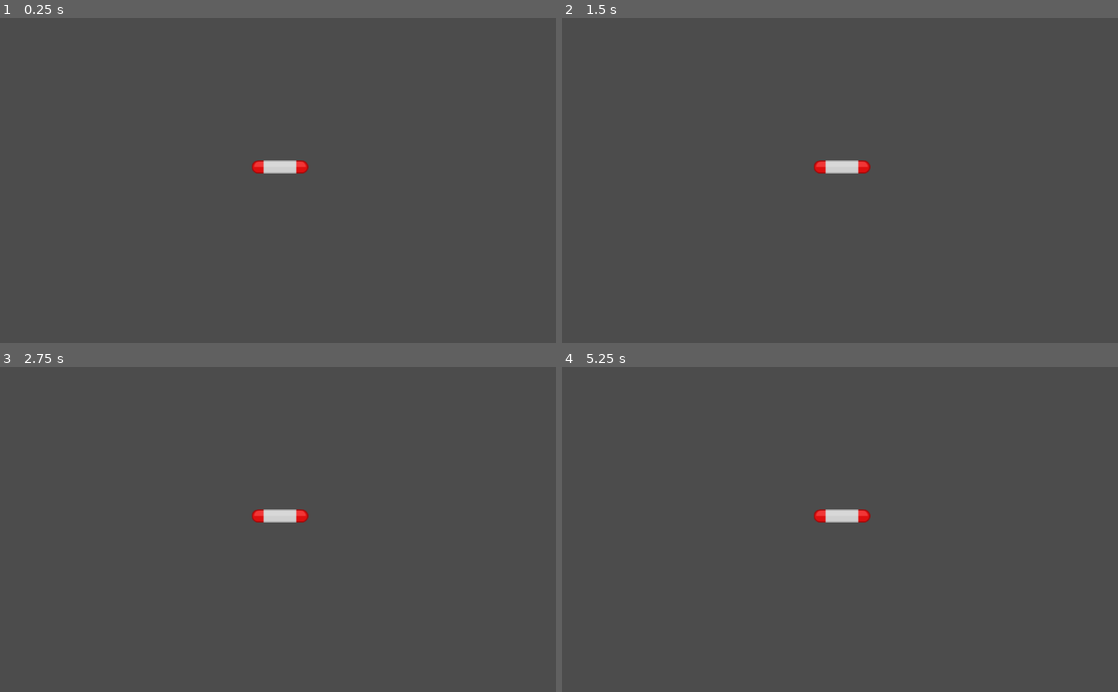
Above: before the commit, frames 1-4 (two rows, left to right).
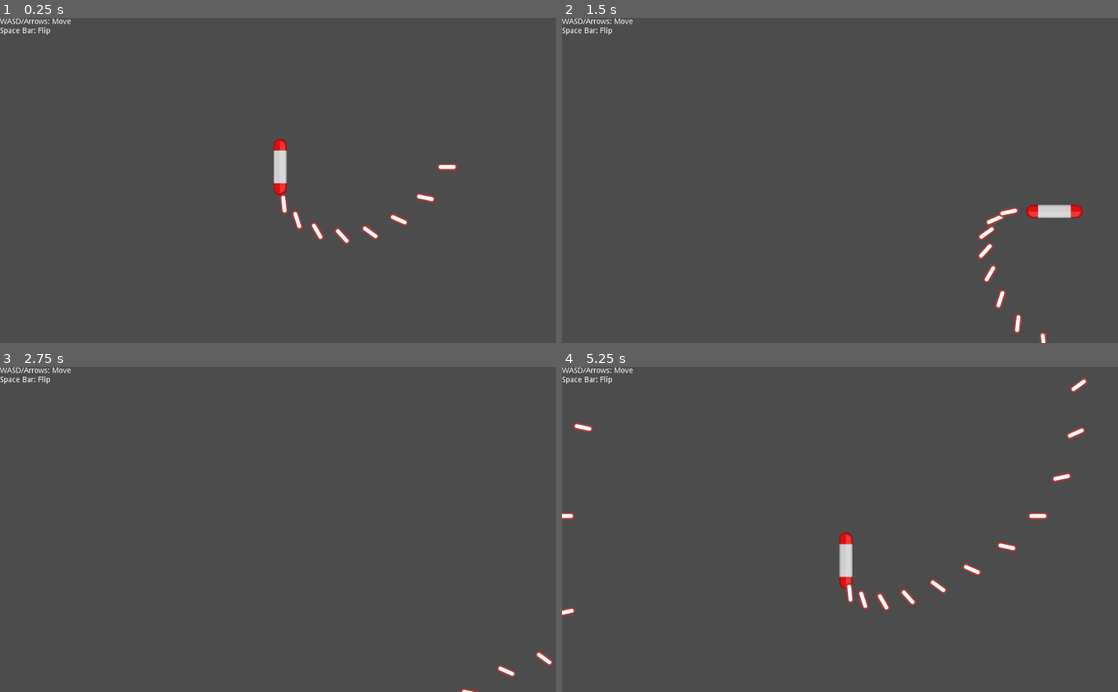
Above: after the commit, the same moments.

Repository: ItsSeaJay/godot-wild-jam-22
Game: Godot game, scene res://Game.tscn
Two runs of this game, one before a commit and one after it. Both use one fixed random seed, a clock stepped at 60 frames per second and the inputs below.
Inputs:
- Up to frame 1 (0.25 s): no input
- Up to frame 2 (1.5 s): hold D (player_move_right, bound only after the commit) 0.53-1.28 s; hold S (player_move_down, bound only after the commit) from 1.28 s (still down)
- Up to frame 3 (2.75 s): release S (player_move_down, bound only after the commit) at 2.03 s; hold D (player_move_right, bound only after the commit) from 2.03 s (still down)
- Up to frame 4 (5.25 s): release D (player_move_right, bound only after the commit) at 2.78 s; hold W (player_move_up, bound only after the commit) 2.78-3.53 s; hold Left (player_move_left, bound only after the commit) 3.53-5.03 s; hold S (player_move_down, bound only after the commit) from 5.03 s (still down)

The runs differ from the first frame. In frame 1, 1.4% of the frame differs, in the area x 0-83%, y 0-70%; in frame 2, 1.6%; in frame 3, 0.8%; in frame 4, 2.0%, in the area x 0-95%, y 0-77%.
Error before the commit: Parse Error: The method "process_movement" isn't declared in the current class. (res://player/Player.gd:16)

Commit message:
Add team switching

Diff:
--- a/Game.tscn
+++ b/Game.tscn
@@ -6,3 +6,12 @@
 
 [node name="Player" parent="." instance=ExtResource( 1 )]
 position = Vector2( 515.65, 275.013 )
+
+[node name="Label" type="Label" parent="."]
+margin_right = 40.0
+margin_bottom = 14.0
+text = "WASD/Arrows: Move
+Space Bar: Flip"
+__meta__ = {
+"_edit_use_anchors_": false
+}
--- a/combat/bullet/Bullet.gd
+++ b/combat/bullet/Bullet.gd
@@ -8,6 +8,9 @@
 	# Allow the target group to be edited by nodes higher up the tree
 	$Hitbox.target_group = target_group
 
+	yield(get_tree().create_timer(60.0), "timeout")
+	queue_free()
+
 func _process(delta):
 	look_at(global_position + velocity.normalized())
 	global_translate(velocity * delta)
--- a/player/Player.gd
+++ b/player/Player.gd
@@ -2,19 +2,31 @@
 extends KinematicBody2D
 
 const Bullet = preload("res://combat/bullet/Bullet.tscn")
+const SPRITES = {
+	"team_first": preload("res://player/paddleRed.png"),
+	"team_second": preload("res://player/paddleBlu.png")
+}
 
 export var torque = 1 # How many times each second the player should spin
-export var movement_speed = 32.0
-export var cooldown_time = 0.1
-export var shot_speed = 512.0
+export var movement_speed = 512.0
+export var movement_acceleration = 128.0
+export var movement_friction = 128.0
+export var cooldown_time = 0.01
+export var shot_speed = 1024.0
 
 var spin_direction = 1 # Determines which way the player should spin where '1' is clockwise
 var heat = 0
+var movement_velocity : Vector2 = Vector2.ZERO
+var team = "team_first"
 
-func _process(delta):
+func _physics_process(delta):
 	process_firing(delta)
 	process_movement(delta)
 	process_spinning(delta)
+	process_groups(delta)
+
+	if Input.is_action_just_pressed("player_reverse_direction"):
+		flip()
 
 func process_firing(delta):
 	if heat == 0:
@@ -23,8 +35,26 @@
 		# Cool down the gun by delta
 		heat = max(0, heat - delta)
 
+func process_movement(delta):
+	var input_direction = get_input_direction()
+	var linear_velocity = movement_velocity
+
+	# Normalize the input direction
+	input_direction = input_direction.normalized()
+
+	if input_direction != Vector2.ZERO:
+		linear_velocity = linear_velocity.move_toward(input_direction * movement_speed, movement_acceleration)
+	else:
+		linear_velocity = linear_velocity.move_toward(Vector2.ZERO, movement_friction)
+
+	movement_velocity = move_and_slide(linear_velocity)
+
 func process_spinning(delta):
-	self.rotate(TAU * torque * delta)
+	self.rotate(TAU * torque * delta * spin_direction)
+
+func process_groups(delta):
+	if SPRITES.has(team):
+		$Sprite.texture = SPRITES[team]
 
 func fire():
 	var instance = Bullet.instance()
@@ -33,5 +63,25 @@
 
 	get_tree().root.add_child(instance)
 
-	# Heat up the guns
+	# Prevent the player from firing until the heat has surpised the cooldown time
 	heat = cooldown_time
+
+func flip():
+	spin_direction *= -1
+
+	# Change to the opposite team the player is currently in
+	# Change to the opposite team the player is currently in
+	if team == "team_first":
+		team = "team_second"
+	elif team == "team_second":
+		team = "team_first"
+
+func get_input_direction():
+	var input_direction = Vector2.ZERO
+
+	# Get the input direction based on the strength of the axis
+	# Thanks, HeartBeast! (https://www.youtube.com/watch?v=mAbG8Oi-SvQ)
+	input_direction.x = Input.get_action_strength("player_move_right") - Input.get_action_strength("player_move_left")
+	input_direction.y = Input.get_action_strength("player_move_down") - Input.get_action_strength("player_move_up")
+
+	return input_direction
--- a/player/Player.tscn
+++ b/player/Player.tscn
@@ -8,7 +8,9 @@
 radius = 11.7014
 height = 82.5135
 
-[node name="Player" type="KinematicBody2D"]
+[node name="Player" type="KinematicBody2D" groups=[
+"player",
+]]
 script = ExtResource( 2 )
 
 [node name="Sprite" type="Sprite" parent="."]
--- a/project.godot
+++ b/project.godot
@@ -36,6 +36,38 @@
 run/main_scene="res://Game.tscn"
 config/icon="res://icon.png"
 
+[input]
+
+player_move_up={
+"deadzone": 0.5,
+"events": [ Object(InputEventKey,"resource_local_to_scene":false,"resource_name":"","device":0,"alt":false,"shift":false,"control":false,"meta":false,"command":false,"pressed":false,"scancode":87,"unicode":0,"echo":false,"script":null)
+, Object(InputEventKey,"resource_local_to_scene":false,"resource_name":"","device":0,"alt":false,"shift":false,"control":false,"meta":false,"command":false,"pressed":false,"scancode":16777232,"unicode":0,"echo":false,"script":null)
+ ]
+}
+player_move_down={
+"deadzone": 0.5,
+"events": [ Object(InputEventKey,"resource_local_to_scene":false,"resource_name":"","device":0,"alt":false,"shift":false,"control":false,"meta":false,"command":false,"pressed":false,"scancode":83,"unicode":0,"echo":false,"script":null)
+, Object(InputEventKey,"resource_local_to_scene":false,"resource_name":"","device":0,"alt":false,"shift":false,"control":false,"meta":false,"command":false,"pressed":false,"scancode":16777234,"unicode":0,"echo":false,"script":null)
+ ]
+}
+player_move_left={
+"deadzone": 0.5,
+"events": [ Object(InputEventKey,"resource_local_to_scene":false,"resource_name":"","device":0,"alt":false,"shift":false,"control":false,"meta":false,"command":false,"pressed":false,"scancode":16777231,"unicode":0,"echo":false,"script":null)
+, Object(InputEventKey,"resource_local_to_scene":false,"resource_name":"","device":0,"alt":false,"shift":false,"control":false,"meta":false,"command":false,"pressed":false,"scancode":65,"unicode":0,"echo":false,"script":null)
+ ]
+}
+player_move_right={
+"deadzone": 0.5,
+"events": [ Object(InputEventKey,"resource_local_to_scene":false,"resource_name":"","device":0,"alt":false,"shift":false,"control":false,"meta":false,"command":false,"pressed":false,"scancode":68,"unicode":0,"echo":false,"script":null)
+, Object(InputEventKey,"resource_local_to_scene":false,"resource_name":"","device":0,"alt":false,"shift":false,"control":false,"meta":false,"command":false,"pressed":false,"scancode":16777233,"unicode":0,"echo":false,"script":null)
+ ]
+}
+player_reverse_direction={
+"deadzone": 0.5,
+"events": [ Object(InputEventKey,"resource_local_to_scene":false,"resource_name":"","device":0,"alt":false,"shift":false,"control":false,"meta":false,"command":false,"pressed":false,"scancode":32,"unicode":0,"echo":false,"script":null)
+ ]
+}
+
 [rendering]
 
 environment/default_environment="res://default_env.tres"
Binary file added: combat/bullet/laserBlue04.png
Not shown, added: combat/bullet/laserBlue04.png.import
Not shown, added: export/0.1.0/GodotWildJam22.zip
Not shown, added: export/0.1.0/GodotWildJam22/Godot Wild Jam 22.exe
Not shown, added: export/0.1.0/GodotWildJam22/Godot Wild Jam 22.pck
